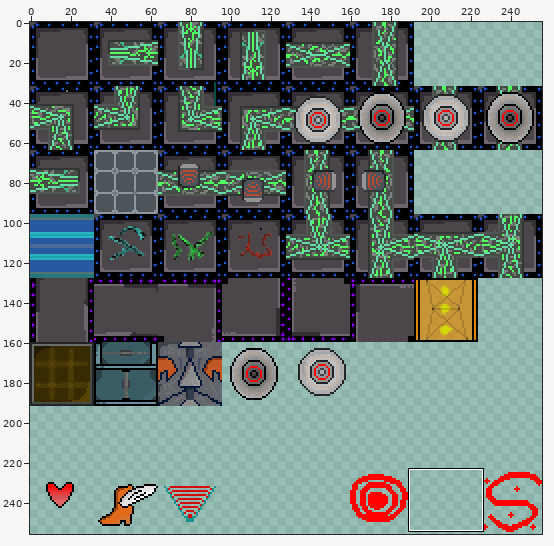
Two states of a sprite sheet, res/TestTilesheet.png. Above: a wide view before the commit, with the close-up outlined.
Close-up. As it was:
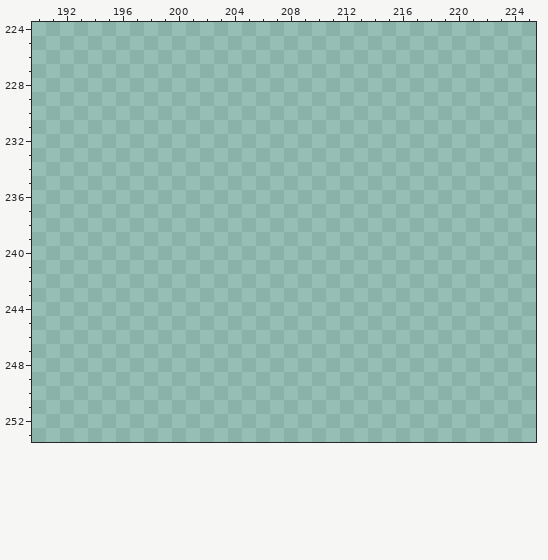
The file is 256x256 pixels. Pixels under 10% opacity are left out. Colours within 5 levels of each other are drawn and written as one. Shown: x 190..225, y 224..253.
Palette (. is transparent): 
New version:
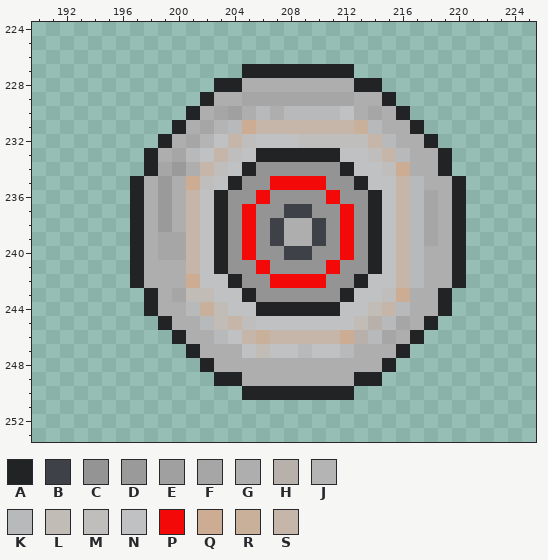
Colours new in this view: A #212325  B #3e4147  C #949494  D #9a9a9a  E #a0a0a0  F #a6a6a6  G #aeaeae  H #b8b0aa  J #b4b4b4  K #b7b9ba  L #c2bcb6  M #c0bebd  N #bfc1c3  P #f40909  Q #ccad93  R #c9b09b  S #c6b6a9
Change:
Changed rows in their new state; - is an unchanged pixel.
first column x 197:
227 --------AAAAAAAA--------
228 ------AAGGGGGGGGAA------
229 -----AGGFFFFFFFFGGA-----
230 ----AGFEGKGKKKKNGFGA----
231 ---AGFJKQSSSSSSSRKGGA---
232 --AGFJNSMNNNMMMMMSKGGA--
233 -AGFKNSMNAAAAAANNMSKGGA-
234 -AFDGSMNACCCCCCANNMQGGA-
235 AGDGQMNACCPPPPCCANNSKGGA
236 AGDGSNACCPCCCCPCCANSKFGA
237 AGDGSNACPCCBBCCPCANSKFGA
238 AGDGSNACPCBGGBCPCANSKFGA
239 AGFFSNACPCBGGBCPCANSKFGA
240 AGFFSNACPCCBBCCPCANSKGGA
241 AGGGSNACCPCCCCPCCANSKGGA
242 AGGGQNNACCPPPPCCANNSKGGA
243 -AGFLLNNACCCCCCANNMQGGA-
244 -AGGKRLNNAAAAAANNLSKGGA-
245 --AGGKLSMNNNNNNNLHKFGA--
246 ---AGGKNSRSSSSSQHKFGA---
247 ----AGGGNLNNKNNKGGGA----
248 -----AGGGGGGGGGGGGA-----
249 ------AAGGGGGGGGAA------
250 --------AAAAAAAA--------
Boxes around the changes in both close-ups, in picture pixels (x1, y1, x2, y2):
added: (130, 64, 466, 400)
